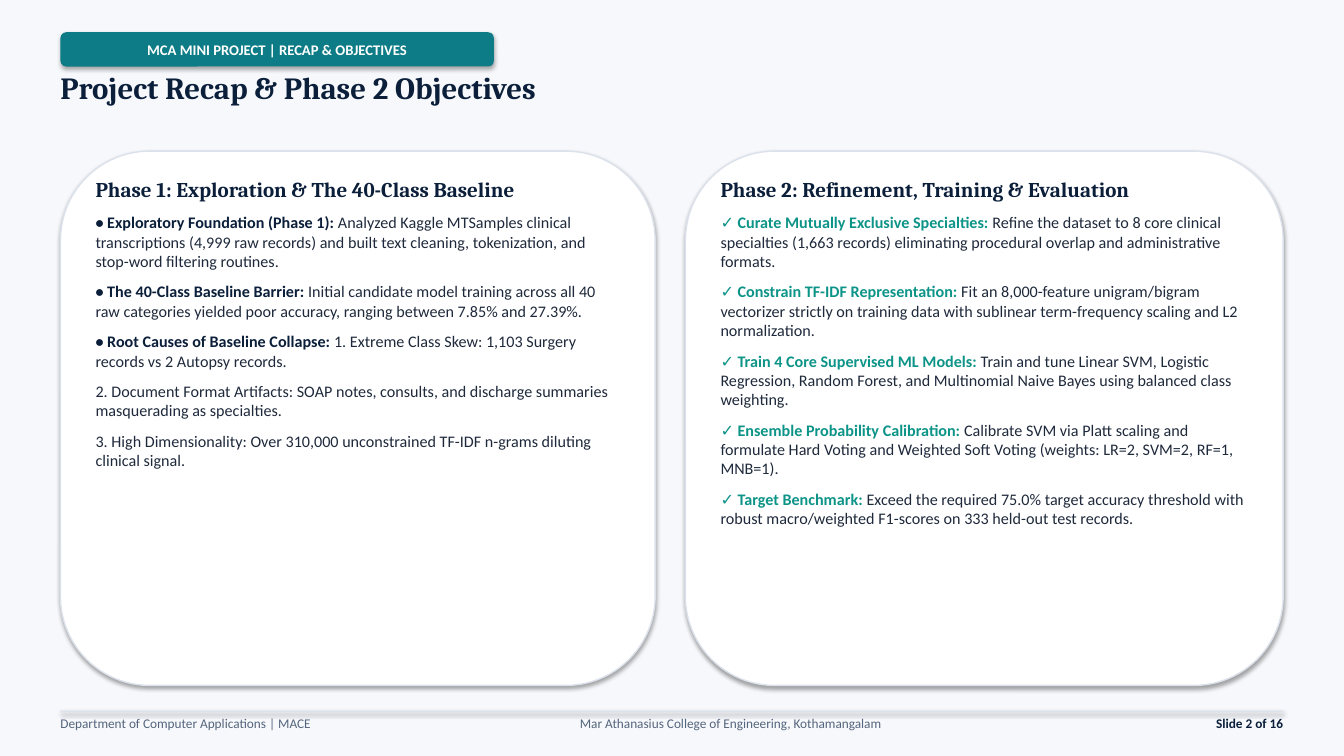
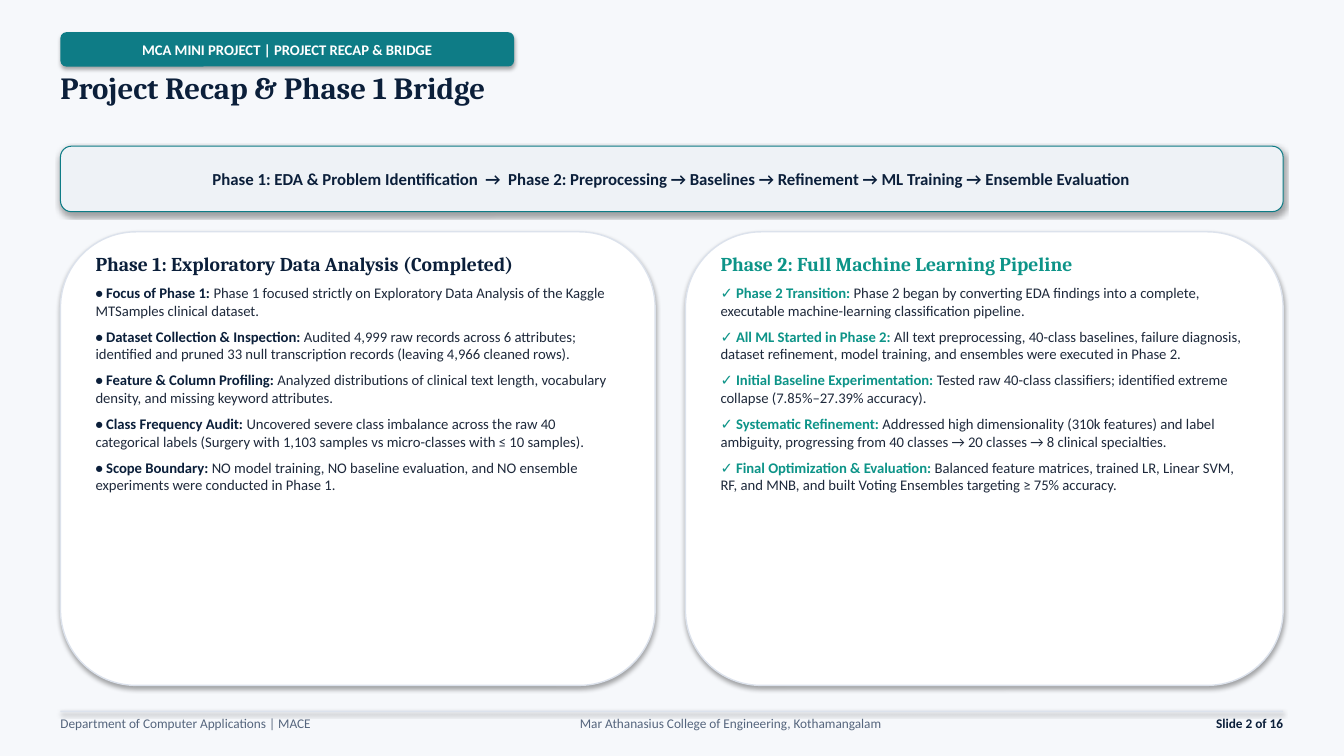
Before and after one commit to JiphinGeorge/Mini-Project-S3-MCA, a slide deck: slide 2 of model training project/2nd Presentation 30-9-2026/Medical_Specialty_Classification_Interim_Presentation_2.pptx. Drawn at 1344x756 pixels with LibreOffice and Linux fonts; fonts in the diff are those of the drawing. Boxes give left, top, right and bottom in pixels: in the first picture for what was removed or moved away, otherwise in the second. Text is boxed around its words. In the diff, an @@ line names an element or a change of style, - is before the commit and + after.

```diff
--- a/model training project/2nd Presentation 30-9-2026/Medical_Specialty_Classification_Interim_Presentation_2.pptx
+++ b/model training project/2nd Presentation 30-9-2026/Medical_Specialty_Classification_Interim_Presentation_2.pptx
@@ rounded rectangle "MCA MINI PROJECT | PROJECT ...": place and size @@
-rounded rectangle "MCA MINI PROJECT | PROJECT ..." at (60, 32, 494, 67)
+rounded rectangle "MCA MINI PROJECT | PROJECT ..." at (60, 32, 514, 67)
@@ text in rounded rectangle at (142, 45, 432, 55): text changed @@
-MCA MINI PROJECT | RECAP & OBJECTIVES
+MCA MINI PROJECT | PROJECT RECAP & BRIDGE
@@ text at (60, 77, 486, 106): text changed @@
-Project Recap & Phase 2 Objectives
+Project Recap & Phase 1 Bridge
@@ rounded rectangle added at (60, 146, 1284, 212), fill #EEF2F6, outline #0E7C86 0.75 pt, 12 pt, text #0B1F3A, bold @@
+Phase 1: EDA & Problem Identification → Phase 2: Preprocessing → Baselines → Refinement → ML Training → Ensemble Evaluation
@@ text removed at (96, 182, 608, 469) @@
-Phase 1: Exploration & The 40-Class Baseline
-• Exploratory Foundation (Phase 1): Analyzed Kaggle MTSamples clinical transcriptions (4,999 raw records) and built text cleaning, tokenization, and stop-word filtering routines.
-• The 40-Class Baseline Barrier: Initial candidate model training across all 40 raw categories yielded poor accuracy, ranging between 7.85% and 27.39%.
-• Root Causes of Baseline Collapse: 1. Extreme Class Skew: 1,103 Surgery records vs 2 Autopsy records.
-2. Document Format Artifacts: SOAP notes, consults, and discharge summaries masquerading as specialties.
-3. High Dimensionality: Over 310,000 unconstrained TF-IDF n-grams diluting clinical signal.
@@ text removed at (721, 182, 1244, 527) @@
-Phase 2: Refinement, Training & Evaluation
-✓ Curate Mutually Exclusive Specialties: Refine the dataset to 8 core clinical specialties (1,663 records) eliminating procedural overlap and administrative formats.
-✓ Constrain TF-IDF Representation: Fit an 8,000-feature unigram/bigram vectorizer strictly on training data with sublinear term-frequency scaling and L2 normalization.
-✓ Train 4 Core Supervised ML Models: Train and tune Linear SVM, Logistic Regression, Random Forest, and Multinomial Naive Bayes using balanced class weighting.
-✓ Ensemble Probability Calibration: Calibrate SVM via Platt scaling and formulate Hard Voting and Weighted Soft Voting (weights: LR=2, SVM=2, RF=1, MNB=1).
-✓ Target Benchmark: Exceed the required 75.0% target accuracy threshold with robust macro/weighted F1-scores on 333 held-out test records.
@@ rounded rectangle: place and size @@
-rounded rectangle at (60, 151, 655, 686)
+rounded rectangle at (60, 232, 655, 686)
@@ rounded rectangle: place and size @@
-rounded rectangle at (686, 151, 1284, 686)
+rounded rectangle at (686, 232, 1284, 686)
@@ text added at (96, 257, 607, 493), 10.5 pt, text #1E293B @@
+Phase 1: Exploratory Data Analysis (Completed)
+• Focus of Phase 1: Phase 1 focused strictly on Exploratory Data Analysis of the Kaggle MTSamples clinical dataset.
+• Dataset Collection & Inspection: Audited 4,999 raw records across 6 attributes; identified and pruned 33 null transcription records (leaving 4,966 cleaned rows).
+• Feature & Column Profiling: Analyzed distributions of clinical text length, vocabulary density, and missing keyword attributes.
+• Class Frequency Audit: Uncovered severe class imbalance across the raw 40 categorical labels (Surgery with 1,103 samples vs micro-classes with ≤ 10 samples).
+• Scope Boundary: NO model training, NO baseline evaluation, and NO ensemble experiments were conducted in Phase 1.
@@ text added at (721, 257, 1241, 493), 10.5 pt, text #1E293B @@
+Phase 2: Full Machine Learning Pipeline
+✓ Phase 2 Transition: Phase 2 began by converting EDA findings into a complete, executable machine-learning classification pipeline.
+✓ All ML Started in Phase 2: All text preprocessing, 40-class baselines, failure diagnosis, dataset refinement, model training, and ensembles were executed in Phase 2.
+✓ Initial Baseline Experimentation: Tested raw 40-class classifiers; identified extreme collapse (7.85%–27.39% accuracy).
+✓ Systematic Refinement: Addressed high dimensionality (310k features) and label ambiguity, progressing from 40 classes → 20 classes → 8 clinical specialties.
+✓ Final Optimization & Evaluation: Balanced feature matrices, trained LR, Linear SVM, RF, and MNB, and built Voting Ensembles targeting ≥ 75% accuracy.
```
Also in this commit, not shown: 11 other slides changed, 4 slides added, 4 slides removed, 1 other file.
